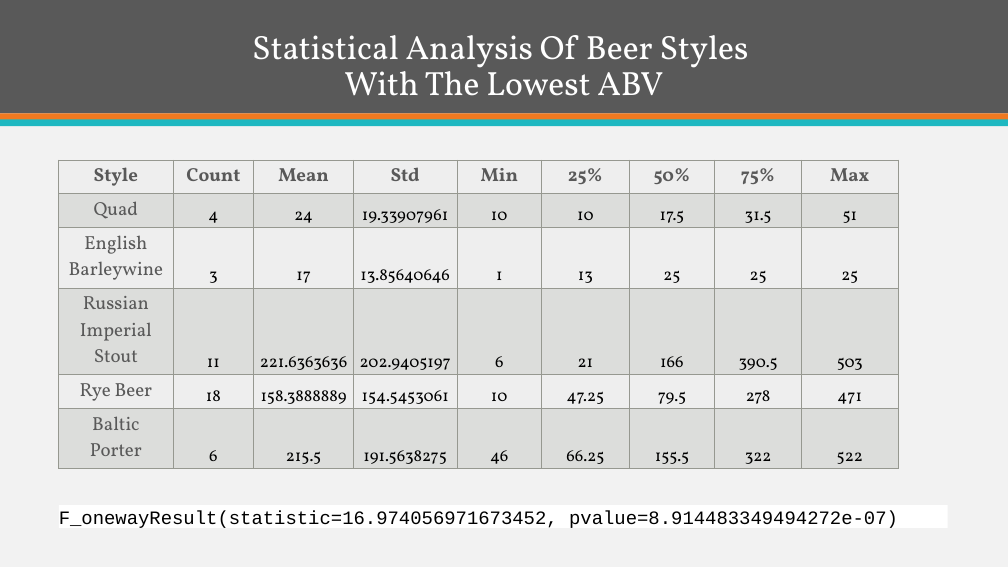
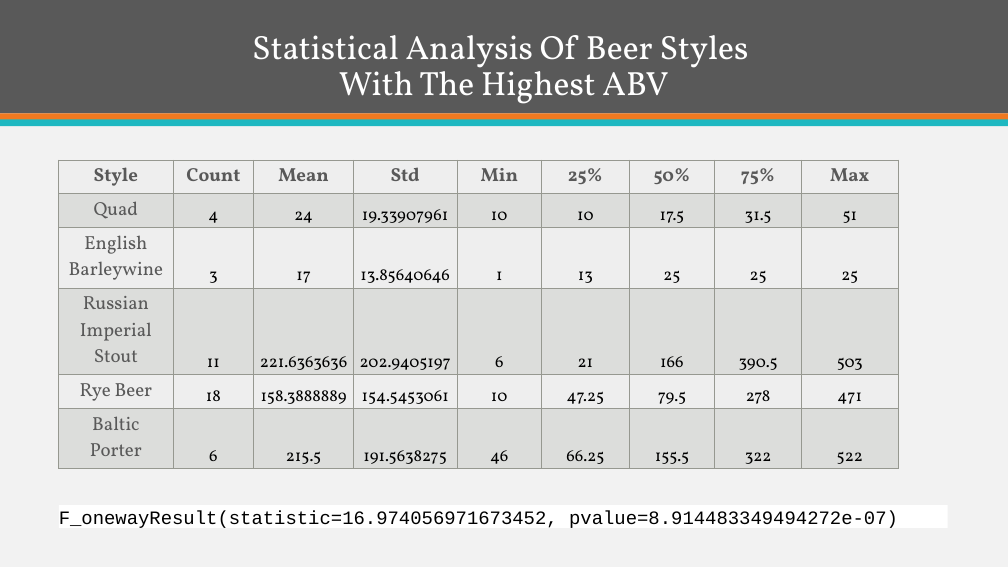
Before and after one commit to ItsGreyedOut/Brewery-Startup, a slide deck: slide 11 of presentation.pptx (slide 10 before the commit). Drawn at 1008x567 pixels with LibreOffice and Linux fonts; fonts in the diff are those of the drawing. Boxes give left, top, right and bottom in pixels: in the first picture for what was removed or moved away, otherwise in the second. Text is boxed around its words. In the diff, an @@ line names an element or a change of style, - is before the commit and + after.

```diff
--- a/presentation.pptx
+++ b/presentation.pptx
@@ title at [252, 35, 749, 104]: text changed @@
-Statistical Analysis Of Beer Styles
-With The Lowest ABV
+Statistical Analysis Of Beer Styles
+With The Highest ABV
```
Also in this commit, not shown: 7 other slides changed, 1 slide removed, 1 other file.
